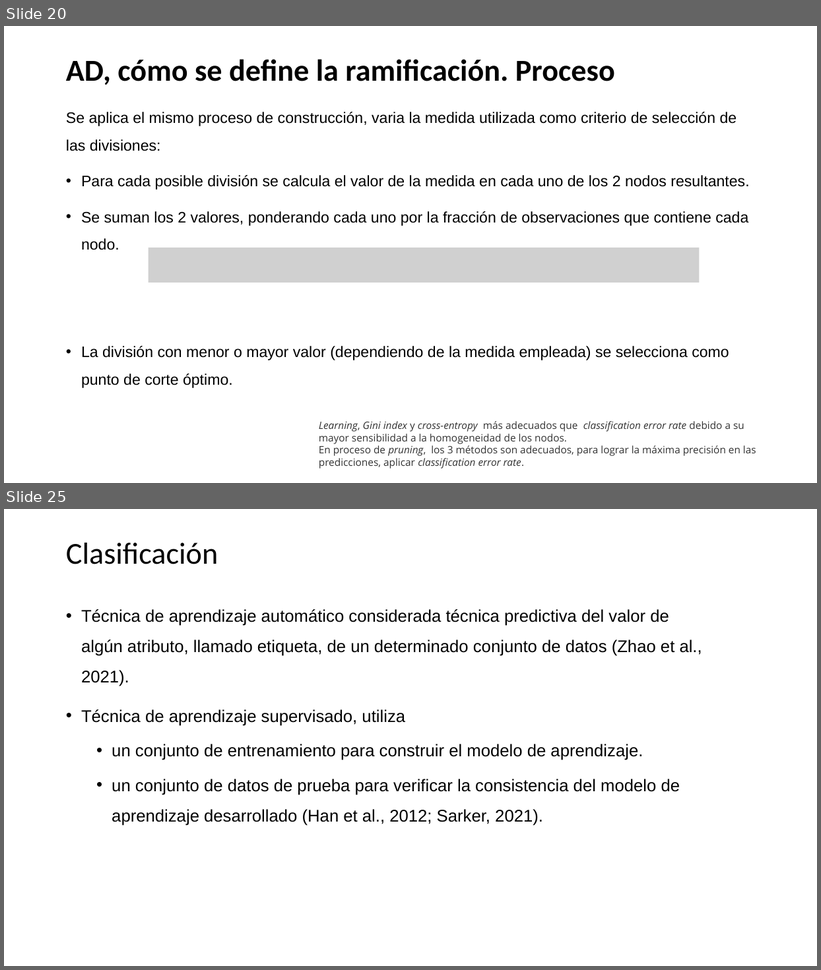
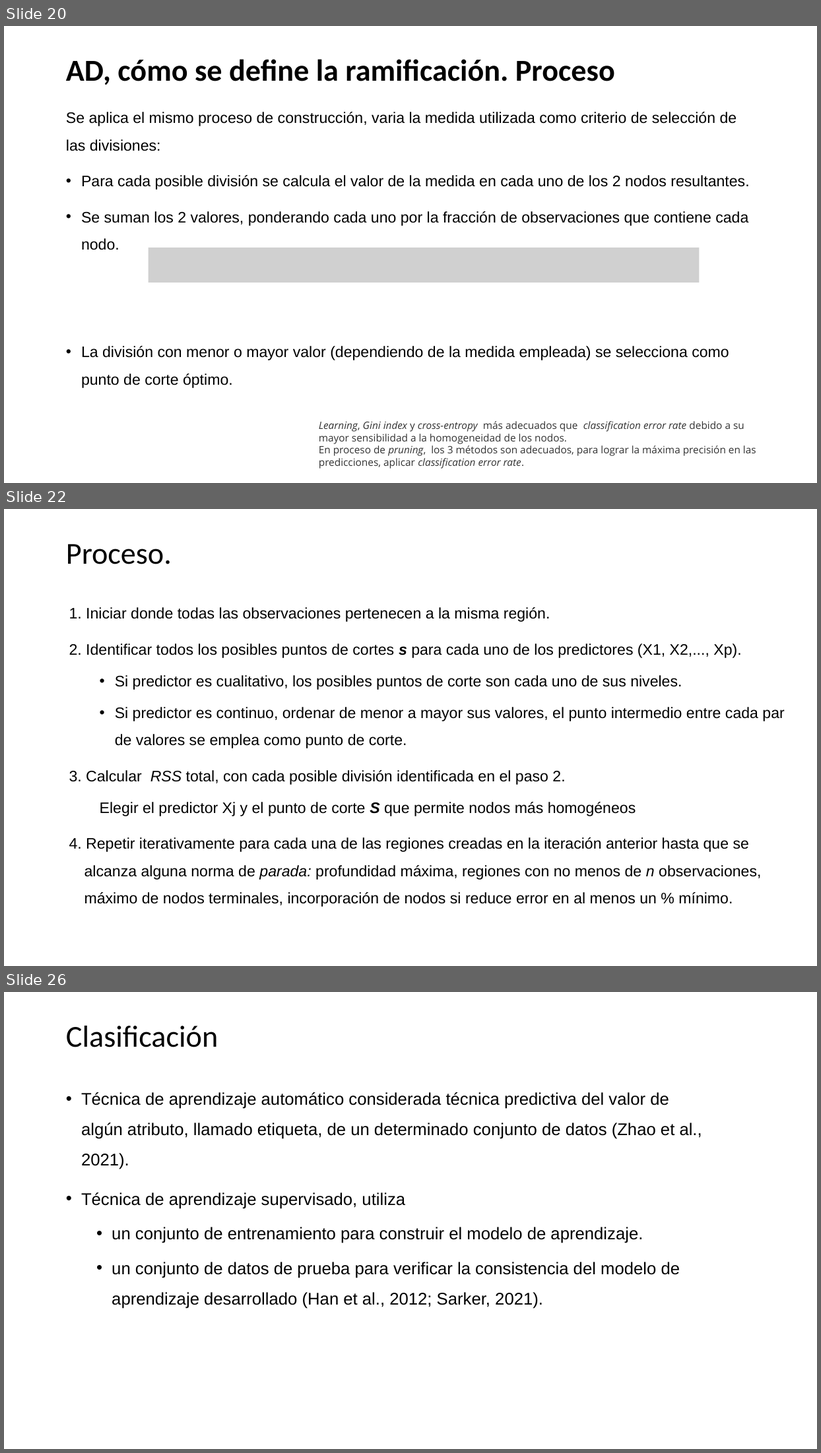
Before and after one commit to ml-unne/ml-unne.github.io, a slide deck: doc/2023 - ML-AD.pptx. Shown one above the other, each under a label of ours: slides 20 and 25 before the commit, slides 20, 22 and 26 after it; the slides between them are not shown. The pictures are 821x970 and 821x1453 pixels, drawn with LibreOffice and Linux fonts; fonts in the diff are those of the drawing; grey boxes stand for pictures. Boxes give left, top, right and bottom in pixels: in the first picture for what was removed or moved away, otherwise in the second. Text is boxed around its words. In the diff, an @@ line names an element or a change of style, - is before the commit and + after.

```diff
--- a/doc/2023 - ML-AD.pptx
+++ b/doc/2023 - ML-AD.pptx
@@ slide 22 added at [4,509,817,966], background #FFFFFF @@
@@ title added at [66,544,172,564], 36 pt, text #000000 @@
+Proceso.
@@ text added at [69,607,784,907], 18 pt, text #000000 @@
+1. Iniciar donde todas las observaciones pertenecen a la misma región.
+2. Identificar todos los posibles puntos de cortes s para cada uno de los predictores (X1, X2,..., Xp).
+  • Si predictor es cualitativo, los posibles puntos de corte son cada uno de sus niveles.
+  • Si predictor es continuo, ordenar de menor a mayor sus valores, el punto intermedio entre cada par de valores se emplea como punto de corte.
+3. Calcular RSS total, con cada posible división identificada en el paso 2.
+  Elegir el predictor Xj y el punto de corte S que permite nodos más homogéneos
+4. Repetir iterativamente para cada una de las regiones creadas en la iteración anterior hasta que se alcanza alguna norma de parada: profundidad máxima, regiones con no menos de n observaciones, máximo de nodos terminales, incorporación de nodos si reduce error en al menos un % mínimo.
@@ what was slide 25 is now slide 26 @@
```
Also in this commit, not shown: 14 slides changed, 1 other file.
